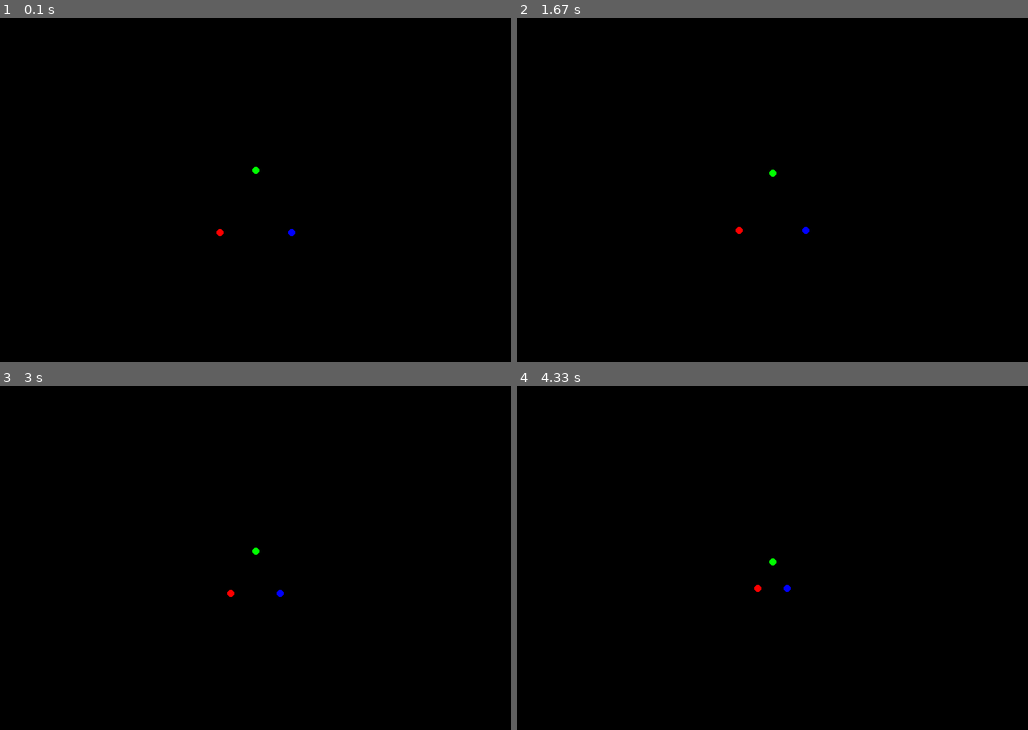
Above: before the commit, frames 1-4 (two rows, left to right).
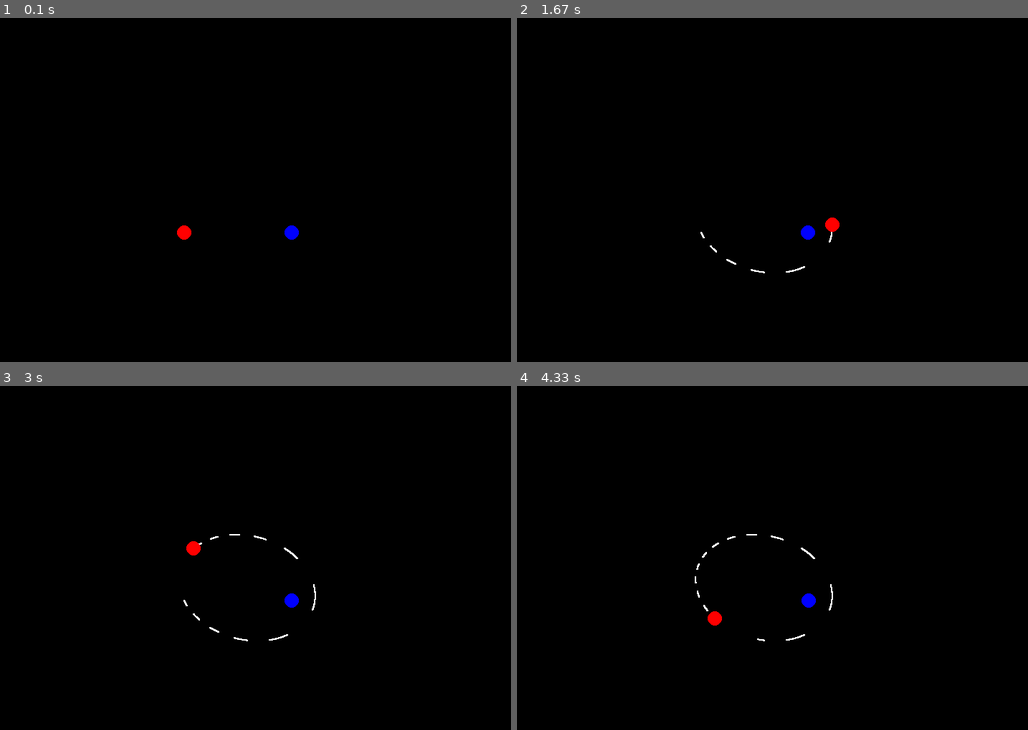
Above: after the commit, the same moments.

Repository: Dark-Cyan/Computational-Physics
Game: pygame game, started from Unit 2/OrbitalMechanics/main.py
Two runs of this game, one before a commit and one after it. Both use one fixed random seed, a clock stepped at 60 frames per second and the inputs below.
Inputs:
- Up to frame 1 (0.1 s): no input
- Up to frame 2 (1.67 s): tap Space at 0.33 s
- Up to frame 3 (3 s): no input
- Up to frame 4 (4.33 s): no input

The runs differ from the first frame. In frame 1, 0.2% of the frame differs, in the area x 34-59%, y 43-65%; in frame 2, 0.3%; in frame 3, 0.4%; in frame 4, 0.4%, in the area x 34-62%, y 43-75%.

Commit message:
Planets Now Have a Trail

Diff:
--- a/Unit 2/OrbitalMechanics/celestialBody.py
+++ b/Unit 2/OrbitalMechanics/celestialBody.py
@@ -1,6 +1,9 @@
 #the celestial bodies
 import math
+import queue
 from vectors import*
+
+planets = []
 
 class celestialBody:
 
@@ -10,4 +13,22 @@
         self.pos=initial_pos
         self.f = force
         self.vec = velocity
+        self.recpos = queue.Queue(0)
+        self.recpos.put(self.pos)
         self.color = color
+        planets.append(self)
+
+mass = (1e10, 1e16)
+radius = (100, 100)
+
+force = ((0,0,0), (0,0,0))
+velocity = (Vec(20,-40,0), Vec(0,0,0))
+
+startX = (-100, 50)
+startY = (0, 0)
+start = (Vec(startX[0], startY[0], 0), Vec(startX[1], startY[1], 0))
+
+color = ((255,0,0), (0,0,255))
+
+for i in range(len(mass)):
+    planet = celestialBody(mass[i],radius[i],start[i], force[i], velocity[i], color[i])
--- a/Unit 2/OrbitalMechanics/graphics.py
+++ b/Unit 2/OrbitalMechanics/graphics.py
@@ -4,6 +4,14 @@
 
 
 scale=1 #how many pixels are in a meter
+
+def rescale(list):
+    maxDistance = 0
+    for i in range(len(list)):
+        if abs(list[i].pos.x) + list[i].r > maxDistance:
+            maxDistance = abs(list[i].pos.x) + list[i].r
+        elif abs(list[i].pos.y) > maxDistance:
+            maxDistance = abs(list[i].pos.y) + list[i].r
 
 def setup(w,h):
 
@@ -20,7 +28,11 @@
 def render(list):
     background()
     for i in range(len(list)):
-        pg.draw.circle(screen,list[i].color,(scale*list[i].pos.x+screen.get_width()/2,screen.get_height()/2-scale*list[i].pos.y),5)
+        for j in range(list[i].recpos.qsize()):
+            current = list[i].recpos.get()
+            list[i].recpos.put(current)
+            pg.draw.circle(screen,(255,255,255),(scale*current.x+screen.get_width()/2,screen.get_height()/2-scale*current.y),1)
+        pg.draw.circle(screen,list[i].color,(scale*list[i].pos.x+screen.get_width()/2,screen.get_height()/2-scale*list[i].pos.y),list[i].r/10)
     pg.display.flip()
 
 def frameRate(a):
--- a/Unit 2/OrbitalMechanics/physics.py
+++ b/Unit 2/OrbitalMechanics/physics.py
@@ -3,23 +3,6 @@
 dt = 0.001
 G = 6.67e-11
 t = 0
-
-mass = (1e14, 1e14, 1e14)
-radius = (100, 100, 100)
-
-force = ((0,0,0), (0,0,0), (0,0,0))
-velocity = (Vec(0,0,0), Vec(0,0,0), Vec(0,0,0))
-
-startX = (-50, 50, 0)
-startY = (0, 0, 7500**0.5)
-start = (Vec(startX[0], startY[0], 0), Vec(startX[1], startY[1], 0),  Vec(startX[2], startY[2], 0))
-
-color = ((255,0,0), (0,0,255), (0,255,0))
-
-planets = []
-for i in range(len(mass)):
-    planet = celestialBody(mass[i],radius[i],start[i], force[i], velocity[i], color[i])
-    planets.append(planet)
 
 run = True
 go = False
@@ -32,21 +15,30 @@
             if j == i:
                 continue
             r = list[j].pos - list[i].pos
-            magnitude = magnitude + ((G*list[i].m*list[j].m)/(abs(r)**2)) * r.norm()
+            if r == 0:
+                magnitude = magnitude
+            else:
+                magnitude = magnitude + ((G*list[i].m*list[j].m)/(abs(r)**2)) * r.norm()
         forces.append(magnitude)
     return forces
 
 def move(list,reps):
+
     global t
     global run
     if go == True:
         for j in range(reps):
             forces = netForce(list)
             for i in range(len(list)):
+                #print(list[i].recpos.empty())
                 acc=forces[i]/list[i].m
                 list[i].vec+=acc*dt
                 list[i].pos+=list[i].vec*dt
                 t+=dt/len(list)
+                if t % 0.5 < 0.2:
+                    list[i].recpos.put(list[i].pos)
+                if (list[i].recpos.qsize() > 2500):
+                    list[i].recpos.get()
             if t >= 60:
                 run = False
                 break
